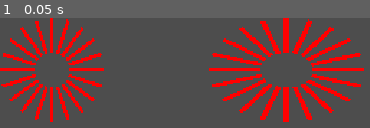
Above: before the commit, frame 1.
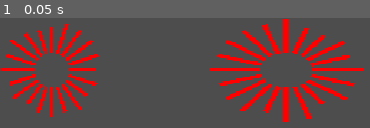
Above: after the commit, the same moment.

Repository: riverfr0zen/godot-cctk
Game: Godot game, scene res://examples/circle_spokes/test_circle_spokes.tscn
Two runs of this game, one before a commit and one after it. Both use one fixed random seed, a clock stepped at 60 frames per second and the inputs below. This scene is started directly instead of the project's main scene.
Inputs:
- Up to frame 1 (0.05 s): no input

The runs differ from the first frame. In frame 1, 1.9% of the frame differs, in the area x 0-98%, y 0-95%.

Commit message:
radius modifiers

Diff:
--- a/examples/circle_spokes/circle_spokes.gd
+++ b/examples/circle_spokes/circle_spokes.gd
@@ -7,7 +7,8 @@
     var origin = rect.get_center()
     var spokes = []
     var inner_circle = get_circle_points(origin, 20, 50)
-    var outer_circle = get_circle_points(origin, 20, rect.size.y * 0.5)
+    #var outer_circle = get_circle_points(origin, 20, rect.size.y * 0.5)
+    var outer_circle = get_circle_points(origin, 20, rect.size.y * 0.5, 0.8, 1.0)
     for pos in range(inner_circle.size()):
         var spoke = Line2D.new()
         spoke.default_color = Color.RED
@@ -16,7 +17,7 @@
         add_child(spoke)
 
 
-func get_circle_points(origin: Vector2, count: int, r: float) -> Array[Vector2]:
+func get_circle_points(origin: Vector2, count: int, rad: float, rad_mod_low := 1.0, rad_mod_high := 1.0) -> Array[Vector2]:
     var result: Array[Vector2] = []
 
     for i in range(count):
@@ -24,7 +25,7 @@
         var angle = (i * TAU) / count
 
         # 1. Calculate the point offset from center
-        var offset = Vector2(cos(angle), sin(angle)) * r
+        var offset = Vector2(cos(angle), sin(angle)) * rad * randf_range(rad_mod_low, rad_mod_high)
 
         # 2. Add the origin to shift the point to the right place
         var point_position = origin + offset
